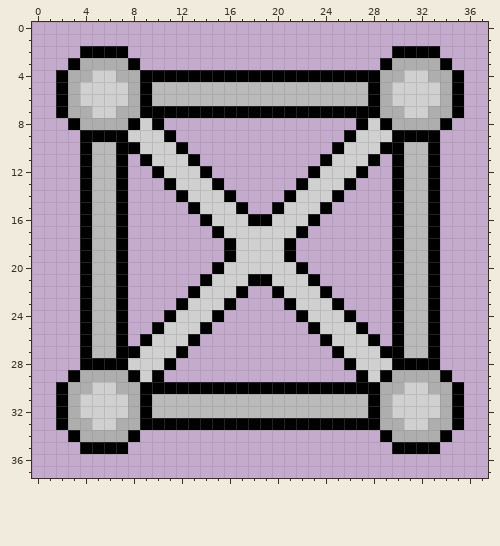
A pixel-art sprite gets an edit: Assets/Resources/Sprites/Items/Iron Frame.png. That is the earlier state.
The file is 380x380 pixels, drawn in blocks of 10x10; one block is one cell here.
The same view after the edit:
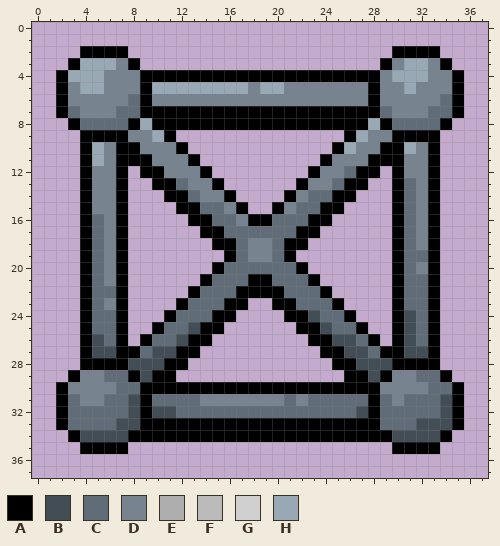
Palette (. is transparent): A #000000  B #434d55  C #606c77  D #77838e  E #aeaeae  F #bababa  G #d0d0d0  H #99a8b5
Log entry: New iron frame / rod models
The exact change:
Changed rows in their new state; - is an unchanged pixel.
first column x 3:
 3 -HHHD----------------------DHHD-
 4 HHHDDD--------------------DHHHDD
 5 DHHDDD-HHHHHHHHDHHDDDDDDD-DDHDDD
 6 DDDDDC-DDDDDDDDDDDDDDDDDD-DDDDDC
 7 CDDDCC--------------------CDDDCC
 8 -CCCC-H-AAAAAAAAAAAAAAAA-H-CCCC-
 9 -----DDH----------------HDD-----
10 --HD--DDD--------------HDD--HD--
11 --HD-A-DDD------------DDD-A-DD--
12 --DD--A-DDD----------DDC-A--DD--
13 --DD---A-CDD--------DDC-A---CD--
14 --DD----A-CDD------DCC-A----CD--
15 --DD-----A-CCD----DCC-A-----CD--
16 --CD------A-CCD--CCC-A------CD--
17 --CD-------A-CCCCCC-A-------CD--
18 --CD--------A-CDDC-A--------CD--
19 --CD----------CDDC----------CC--
20 --CD---------CCCCCC---------CD--
21 --CD--------CCC--CCC--------CC--
22 --CC-------CCC-AA-CCC-------CC--
23 --CD------CCC-A--A-CCC------CC--
24 --CC-----CCC-A----A-BCC-----BC--
25 --CC----CCB-A------A-BCC----BC--
26 --BC---CCB-A--------A-BBC---BC--
27 --BB--CBB-A----------A-BBC--BB--
28 -----BBB-A------------A-BBB-----
29 -DDCC-B-A--------------A-B-DDCC-
30 DDDDCC--------------------DDDDCC
31 CDDCCB-CCCCDDDDDDDCDCCCCC-CDCCCB
32 CCCCCB-BBCCCCCCCCCCCCCCCB-CCCCCB
33 CCCCBB--------------------CCCBBB
34 -BBBB-AAAAAAAAAAAAAAAAAAAA-BBBB-
Where, in picture pixels (left, top, right, bottom), the same in both pictures:
changed: (68, 58, 452, 442)
